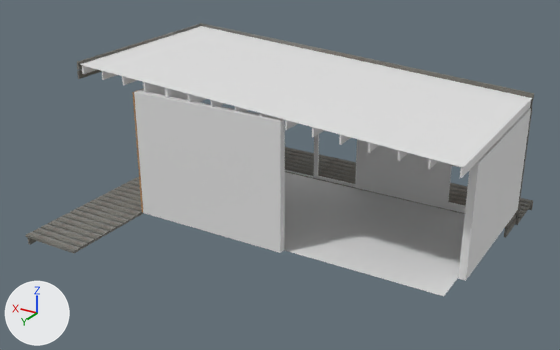
An edit to the Blender file exterior.blend, drawn before and after from the same camera.
Camera for both pictures: a 50 mm camera at (-4.63, 11.5, 6.01) aimed at (1.41, 1.42, 0.97). Every picture has the same lights, and +X, +Y and +Z are marked at lower left.
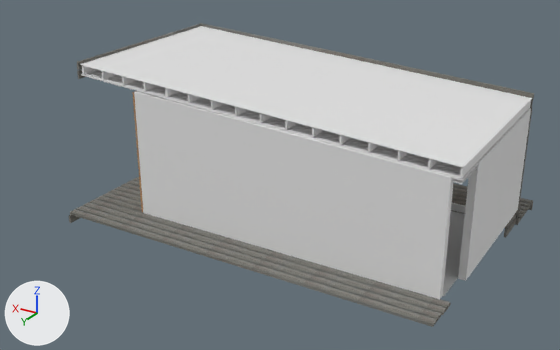
Pixel boxes [x1, y1, x2, y2] of what changed, in the pictures (560 x 350 px; the box of a moved part takes in the faces that stretch with it):
```json
{"object": "Cube.011", "change": "reshaped", "before": [134, 86, 466, 253], "after": [134, 91, 466, 299], "on screen": "24% taller"}
{"object": "Cube.001", "change": "reshaped", "before": [26, 154, 521, 253], "after": [70, 177, 521, 327], "on screen": "9% narrower, 51% taller"}
{"object": "Cube.018", "change": "added", "after": [81, 70, 531, 181]}
{"object": "Plane.002", "change": "added", "after": [139, 92, 478, 184]}
{"part": 1, "of": "me_cube_011", "change": "moved or reshaped", "before": [138, 91, 285, 253], "after": [138, 92, 454, 299]}
{"part": 2, "of": "me_cube_001", "change": "deleted", "before": [26, 213, 116, 253]}
{"part": 3, "of": "me_cube_001", "change": "moved or reshaped", "before": [70, 211, 142, 229], "after": [70, 211, 451, 327]}
{"object": "Plane", "change": "unchanged, covered by the edit", "before": [284, 172, 465, 296], "after": [443, 211, 465, 296]}
{"object": "Cube.012", "change": "unchanged, covered by the edit", "before": [355, 139, 447, 208]}
{"object": "Cube", "change": "unchanged, covered by the edit", "before": [285, 147, 533, 223], "after": [453, 183, 533, 223]}
```

Scene script edits in JSON lines:
```json
{"block": "me_cube_011", "where": "me_cube_011.from_pydata(...)  # 152 vertices, 115 faces; spans x -119.1..1.0, y -3.1..1.2, z -1.9..50.2"}
{"block": "me_cube_011", "where": "# used by ob_cube_011; location = (3.3, 1.87, 0.34); scale = (0.0395, 0.659, 0.041)"}
{"block": "me_cube_011", "where": "# before: 12 (-66.5, 1.0, -1.0) at pixel (284, 249), 13 (-66.5, 1.0, 1.0) at pixel (284, 244), 14 (-66.5, 1.2, -1.0) at pixel (280, 252), 15 (-66.5, 1.2, 1.0) at pixel (280, 248), 22 (-66.5, 1.2, 48.0) at pixel (280, 127)"}
{"block": "me_cube_011", "where": "# before: 23 (-66.5, 1.0, 48.0) at pixel (284, 124), 102 (-66.5, 1.2, 50.2) at pixel (280, 121), 103 (-66.5, 1.0, 50.2)"}
{"block": "me_cube_011", "change": "me_cube_011 part 1"}
{"op": "add", "block": "me_cube_011", "code": "for i in [22, 23, 102, 103]: me_cube_011.vertices[i].co += Vector((-63.7, 0.0, -7.4))"}
{"op": "add", "block": "me_cube_011", "code": "for i in [*range(12, 16)]: me_cube_011.vertices[i].co += Vector((-63.7, 0.0, 0.0))"}
{"block": "me_cube_001", "where": "# used by ob_cube_001; location = (3.92, -1.76, 0.28); scale = (0.521, 0.0693, 0.0201)"}
{"op": "remove", "block": "me_cube_001", "code": "me_cube_001.from_pydata(...)  # 304 vertices, 228 faces; spans x -11.4..1.0, y -1.0..86.1, z -1.0..1.0"}
{"op": "add", "block": "me_cube_001", "code": "me_cube_001.from_pydata(...)  # 256 vertices, 191 faces; spans x -11.4..1.0, y -1.0..72.3, z -1.0..1.0"}
{"block": "me_cube_001", "change": "me_cube_001 part 2: 6 loose pieces with 48 vertices, spanning x -1.0..1.0, y 72.6..86.1, z -1.0..1.0, are deleted"}
{"block": "me_cube_001", "change": "me_cube_001 part 3: 16 vertices moved from x -1.0, y 63.4..72.3, z -1.0..1.0 to x -11.4..-11.3, y 63.4..72.3, z -1.0..1.0"}
{"op": "add", "block": "me_plane_002", "code": ["me_plane_002 = bpy.data.meshes.new('Plane.002')", "me_plane_002.from_pydata([(-1.05, -0.69, 0.11), (1.01, -0.69, 0.07), (-1.05, 0.75, 0.11), (1.01, 0.75, 0.07)], [], [(0, 1, 3, 2)])"]}
{"op": "add", "block": "me_cube_018", "code": ["me_cube_018 = bpy.data.meshes.new('Cube.018')", "me_cube_018.from_pydata([(-1.2, -0.8, -12.9), (-1.2, -0.8, -10.9), (-1.2, 2.4, -12.9), (-1.2, 2.4, -10.9), (1.2, -0.8, 21.2), (1.2, -0.8, 23.2), (1.2, 2.4, 21.2), (1.2, 2.4, 23.2)], [], [(0, 1, 3, 2), (2, 3, 7, 6), (6, 7, 5, 4), (4, 5, 1, 0), (2, 6, 4, 0), (7, 3, 1, 5)])"]}
{"op": "add", "block": "ob_plane_002", "code": ["ob_plane_002 = bpy.data.objects.new('Plane.002', me_plane_002)", "ob_plane_002.location = (0.7, 1.2, 2.13)", "ob_plane_002.rotation_euler = (0.0, -0.0785, 0.0)  # degrees (0, -4.5, 0)", "ob_plane_002.scale = (2.57, 1.91, 1.0)"]}
{"op": "add", "block": "ob_cube_018", "code": ["ob_cube_018 = bpy.data.objects.new('Cube.018', me_cube_018)", "ob_cube_018.location = (1.28, -0.66, 2.23)", "ob_cube_018.scale = (2.73, 0.023, 0.0125)", "_m = ob_cube_018.modifiers.new('Array', 'ARRAY')", "_m.count = 30", "_m.constant_offset_displace = (0.0, 0.0, 0.0)", "_m.relative_offset_displace = (0.0, 1.48, 0.0)"]}
```
